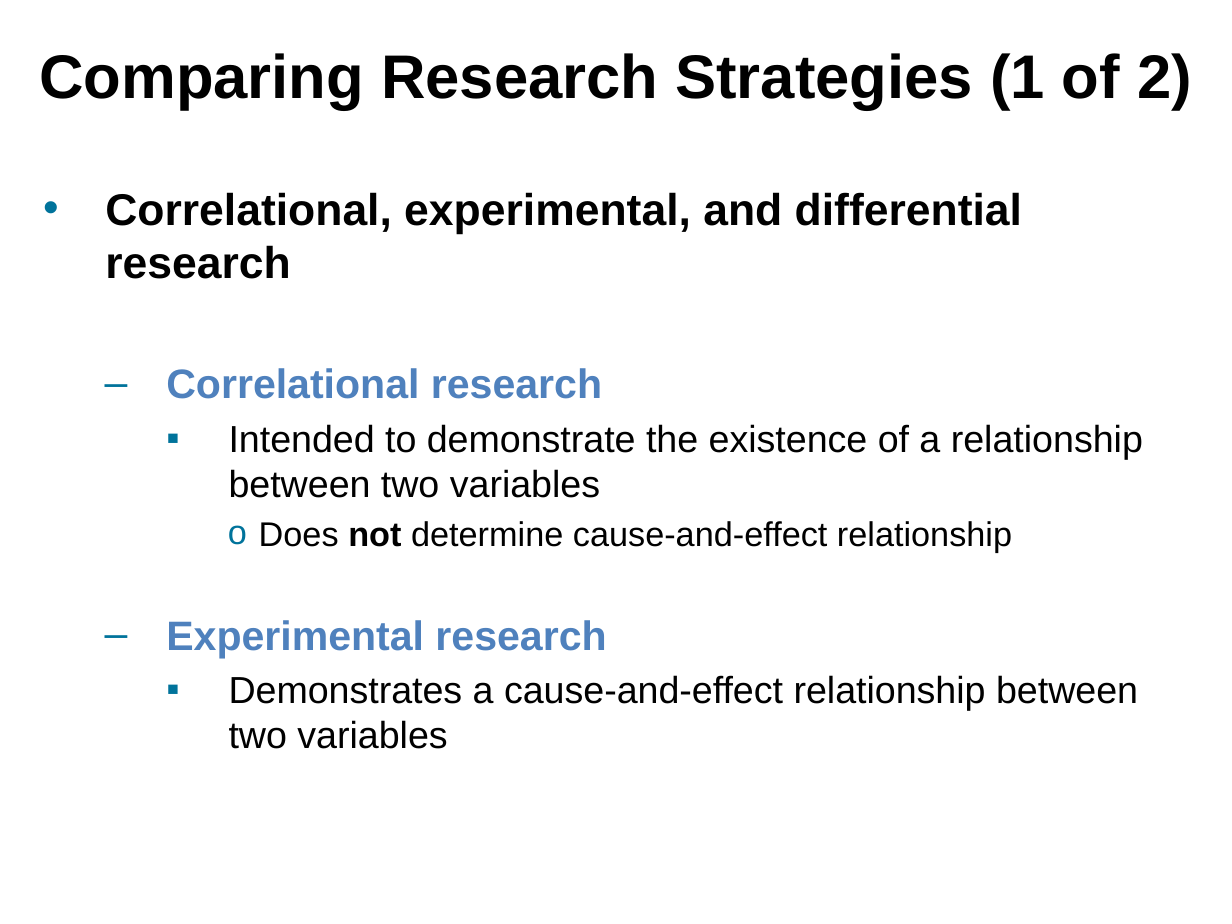
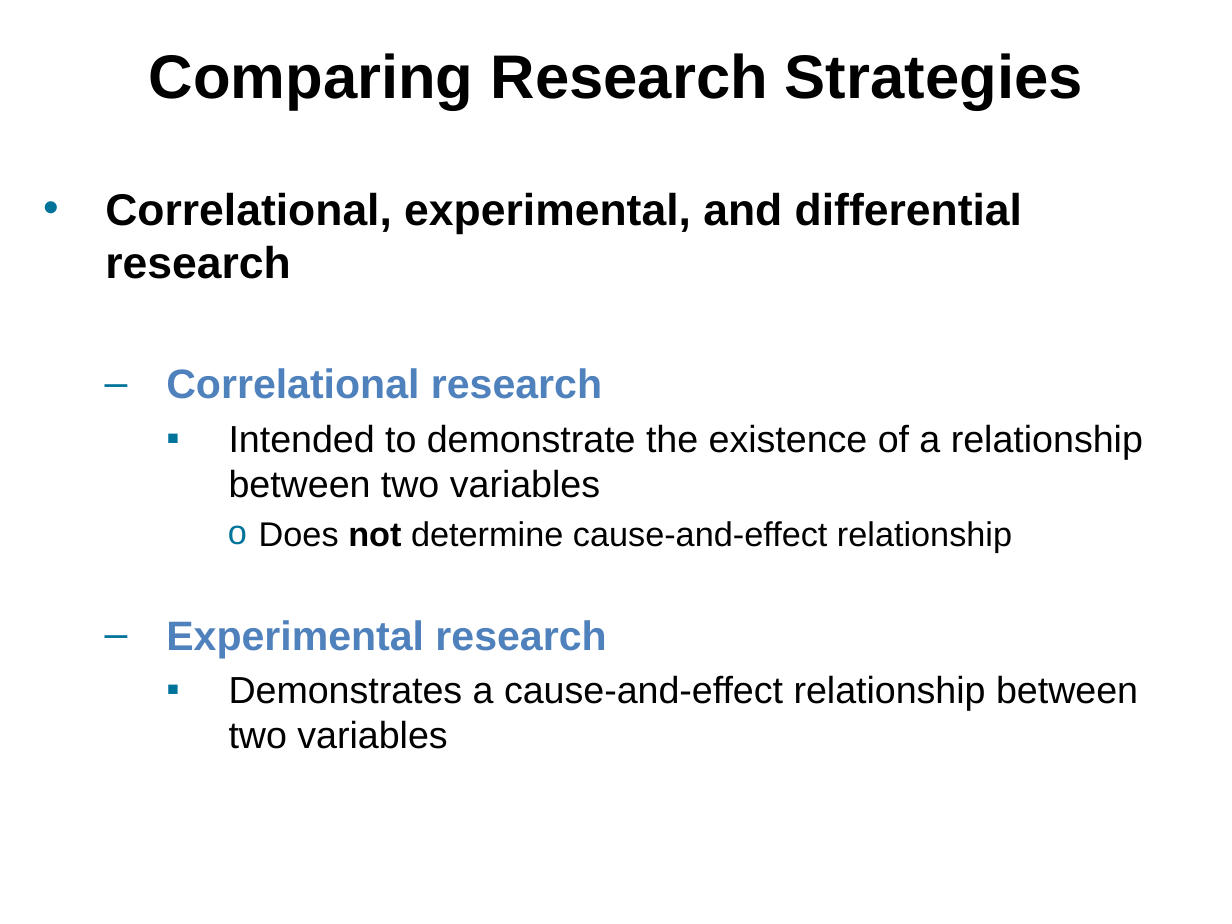
Before and after one commit to npm27/Teaching-Materials, a slide deck: slide 3 of Research Methods/Slides/Chapter 12.pptx. Drawn at 1232x924 pixels with LibreOffice and Linux fonts; fonts in the diff are those of the drawing. Boxes give left, top, right and bottom in pixels: in the first picture for what was removed or moved away, otherwise in the second. Text is boxed around its words. In the diff, an @@ line names an element or a change of style, - is before the commit and + after.

```diff
--- a/Research Methods/Slides/Chapter 12.pptx
+++ b/Research Methods/Slides/Chapter 12.pptx
@@ title at [149,53,1083,110]: text changed @@
-Comparing Research Strategies (1 of 2)
+Comparing Research Strategies
```
Also in this commit, not shown: 3 other slides changed, 2 slides removed.
